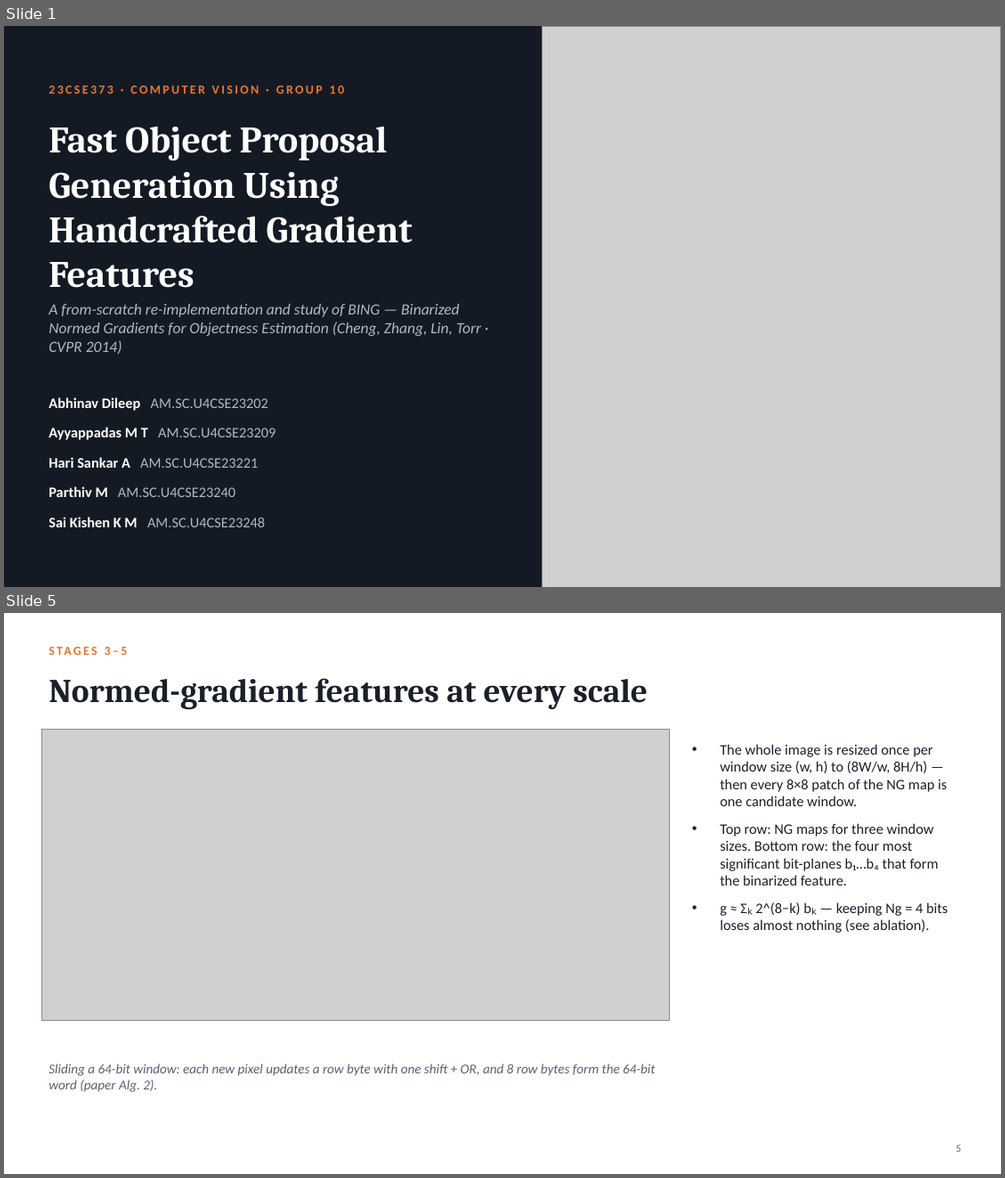
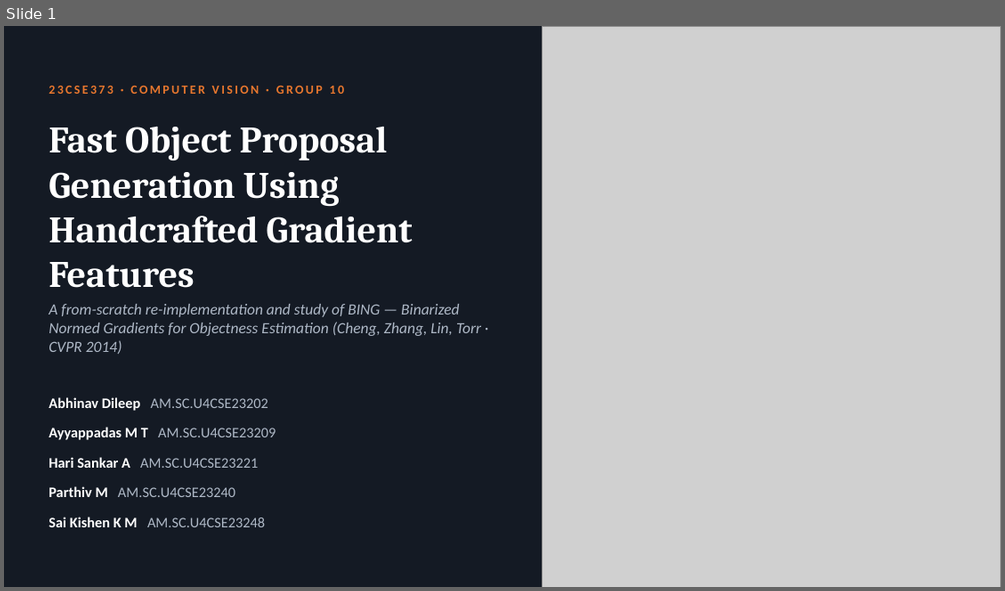
Before and after one commit to hari18305/cvprojectg10, a slide deck: presentation/BING_Objectness_Group10.pptx. Shown one above the other, each under a label of ours: slides 1 and 5 before the commit, slide 1 after it; the slides between them are not shown. The pictures are 1005x1178 and 1005x591 pixels, drawn with LibreOffice and Linux fonts; fonts in the diff are those of the drawing; grey boxes stand for pictures. Boxes give left, top, right and bottom in pixels: in the first picture for what was removed or moved away, otherwise in the second. Text is boxed around its words. In the diff, an @@ line names an element or a change of style, - is before the commit and + after.

```diff
--- a/presentation/BING_Objectness_Group10.pptx
+++ b/presentation/BING_Objectness_Group10.pptx
@@ slide 5 removed at (4, 613, 1001, 1174), background #FFFFFF @@
@@ text removed at (105, 647, 127, 655) @@
-STAGES 3–5
@@ text removed at (48, 678, 647, 710) @@
-Normed-gradient features at every scale
@@ picture removed at (41, 729, 670, 1021) @@
@@ text removed at (720, 744, 947, 933) @@
-• The whole image is resized once per window size (w, h) to (8W/w, 8H/h) — then every 8×8 patch of the NG map is one candidate window.
-• Top row: NG maps for three window sizes. Bottom row: the four most significant bit-planes b₁…b₄ that form the binarized feature.
-• g ≈ Σₖ 2^(8−k) bₖ — keeping Ng = 4 bits loses almost nothing (see ablation).
@@ text removed at (48, 1063, 655, 1092) @@
-Sliding a 64-bit window: each new pixel updates a row byte with one shift + OR, and 8 row bytes form the 64-bit word (paper Alg. 2).
@@ text removed at (955, 1144, 961, 1151) @@
-5
```
Also in this commit, not shown: 7 slides changed, 4 slides added, 9 other slides removed, 1 other file.
